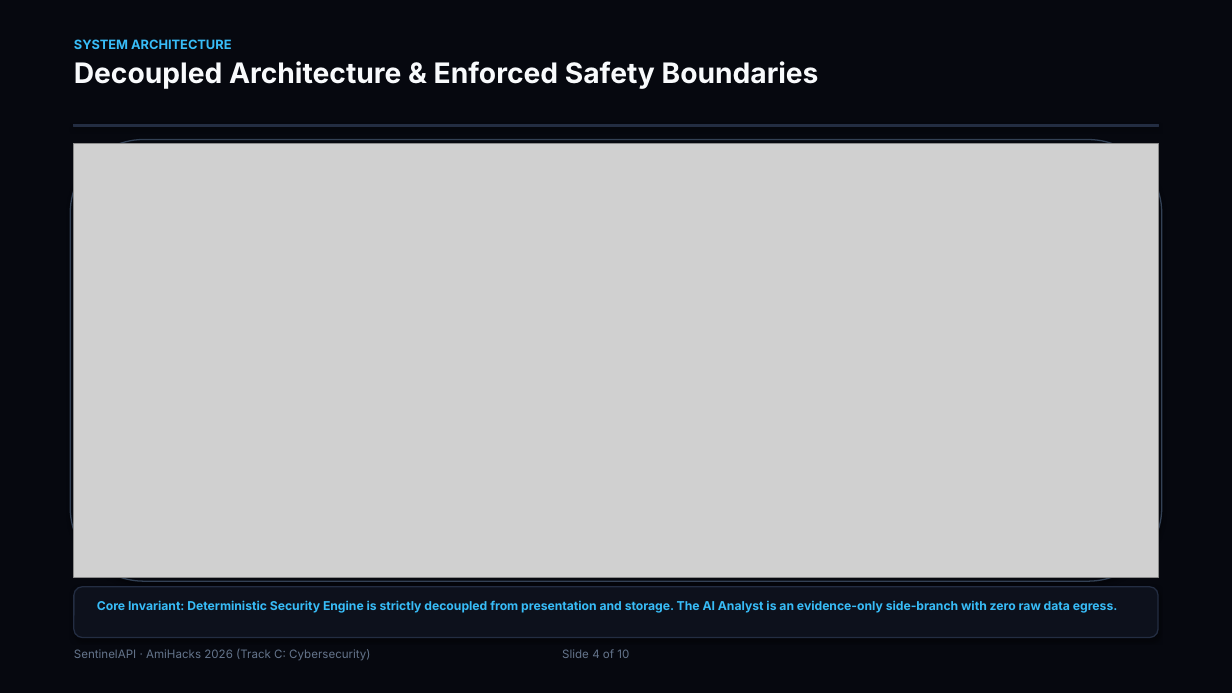
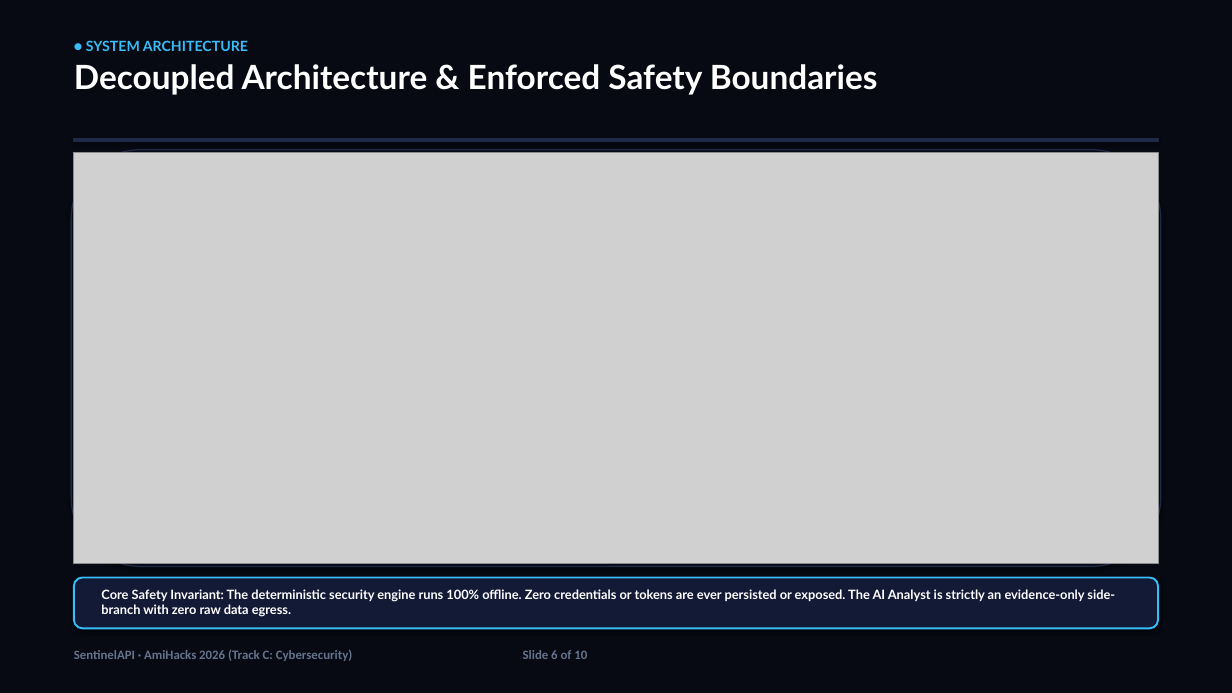
Before and after one commit to x03tanuj/sentinel-api, a slide deck: slide 6 of slides/SentinelAPI_Pitch.pptx (slide 4 before the commit). Drawn at 1232x693 pixels with LibreOffice and Linux fonts; fonts in the diff are those of the drawing; grey boxes stand for pictures. Boxes give left, top, right and bottom in pixels: in the first picture for what was removed or moved away, otherwise in the second. Text is boxed around its words. In the diff, an @@ line names an element or a change of style, - is before the commit and + after.

Commit message:
docs: finalize hackathon pitch deck (pptx & pdf) with cyber-tech design, track c prominence, and competitive differentiators

```diff
--- a/slides/SentinelAPI_Pitch.pptx
+++ b/slides/SentinelAPI_Pitch.pptx
@@ rectangle at box(0, 0, 1232, 693): fill #06080F to #070913; outline #06080F 0.75 pt to #070913 0.75 pt @@
@@ text at box(86, 40, 248, 51): text changed; size 10 to 11 pt; font Inter to Lato @@
-SYSTEM ARCHITECTURE
+● SYSTEM ARCHITECTURE
@@ text at box(74, 64, 878, 95): size 22 to 26 pt, font Inter to Lato, text colour #F8FAFC to #FFFFFF in "Decoupled Architecture & Enforced Safety Boundaries" @@
@@ rectangle: place and size @@
-rectangle at box(74, 125, 1158, 127)
+rectangle at box(74, 139, 1158, 141)
@@ rectangle at box(74, 139, 1158, 141): fill #232D42 to #202945; outline #232D42 0.75 pt to #202945 0.75 pt @@
@@ rounded rectangle: place and size @@
-rounded rectangle at box(70, 140, 1162, 581)
+rounded rectangle at box(71, 150, 1161, 567)
@@ rounded rectangle at box(71, 150, 1161, 567): fill #06080F to #070913; outline #334155 1 pt to #202945 1 pt @@
@@ picture: place and size @@
-picture at box(74, 143, 1158, 578)
+picture at box(74, 152, 1158, 564)
@@ rounded rectangle: place and size @@
-rounded rectangle at box(74, 587, 1158, 638)
+rounded rectangle at box(74, 578, 1158, 628)
@@ rounded rectangle at box(74, 578, 1158, 628): fill #0D111C to #131A36; outline #232D42 1 pt to #38BDF8 1.5 pt @@
@@ text at box(101, 589, 1115, 617): text changed; size 9.5 to 10 pt; font Inter to Lato; text colour #38BDF8 to #FFFFFF @@
-Core Invariant: Deterministic Security Engine is strictly decoupled from presentation and storage. The AI Analyst is an evidence-only side-branch with zero raw data egress.
+Core Safety Invariant: The deterministic security engine runs 100% offline. Zero credentials or tokens are ever persisted or exposed. The AI Analyst is strictly an evidence-only side-branch with zero raw data egress.
@@ text at box(74, 650, 587, 661): text changed; size 9 to 10 pt; font Inter to Calibri; bold on @@
-SentinelAPI · AmiHacks 2026 (Track C: Cybersecurity) Slide 4 of 10
+SentinelAPI · AmiHacks 2026 (Track C: Cybersecurity) Slide 6 of 10
```
Also in this commit, not shown: 7 other slides changed, 2 slides added, 2 slides removed, 10 other files.
